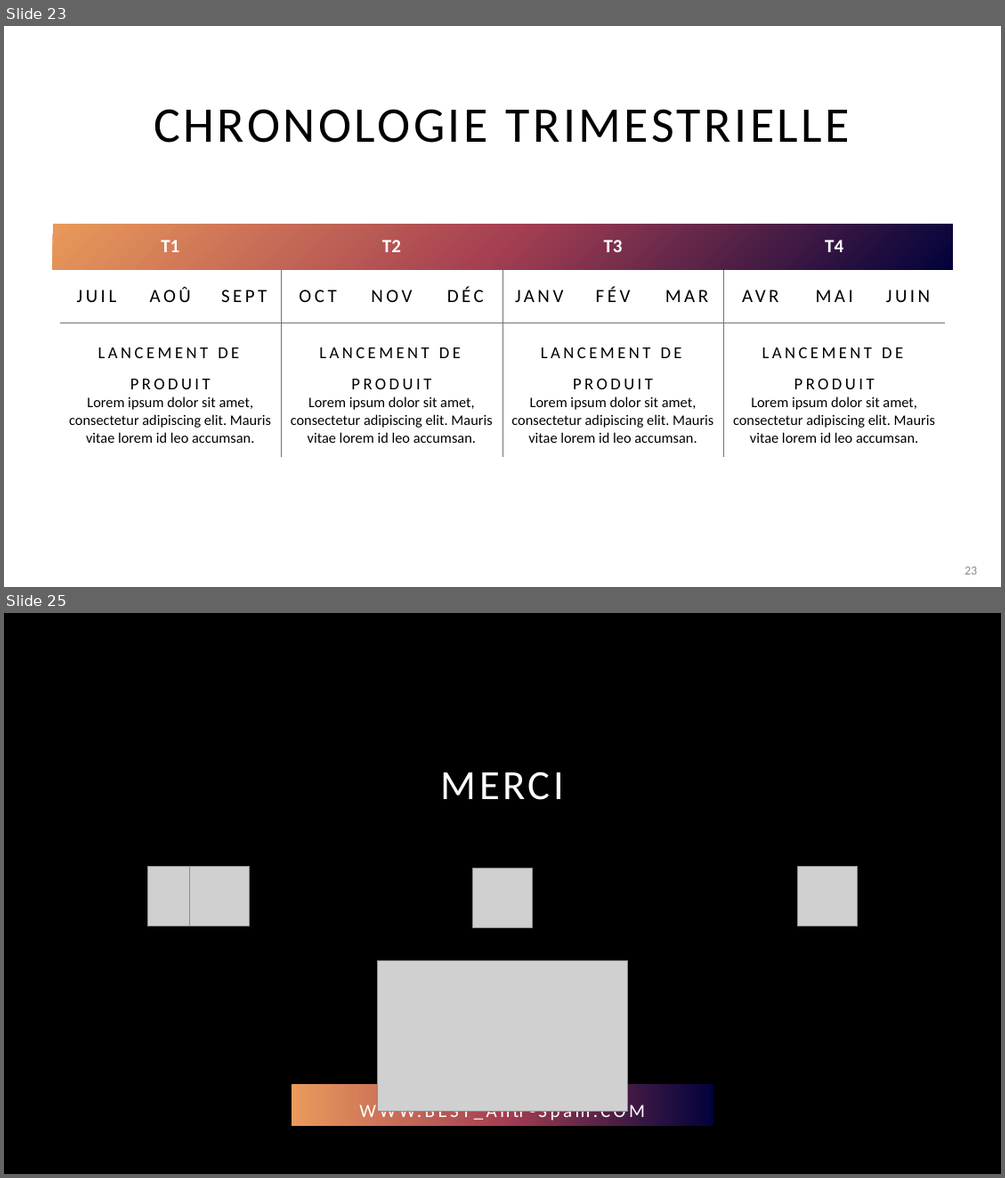
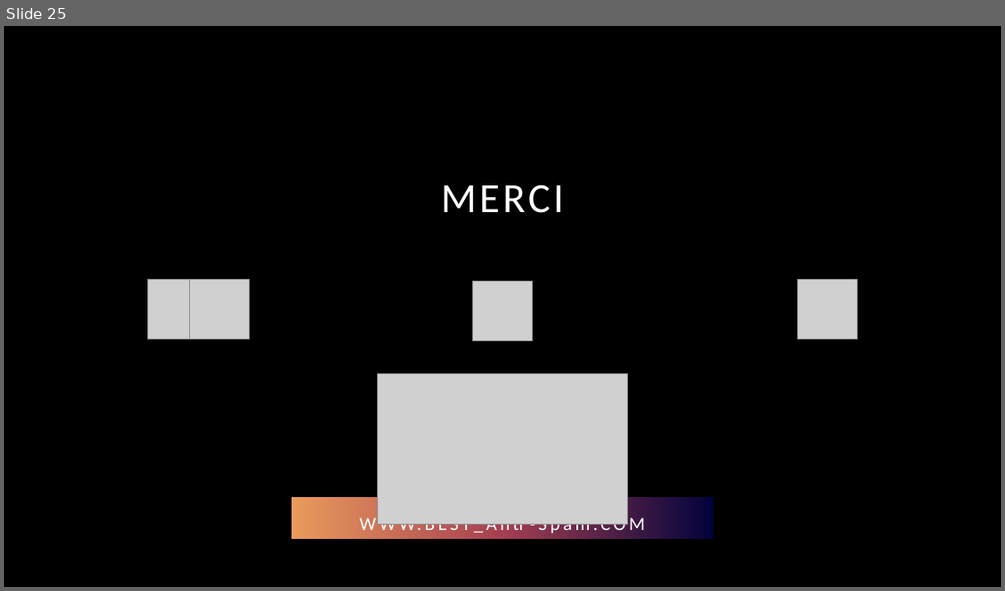
Before and after one commit to leabizbille/SMS_Spam, a slide deck: 3- Illustrations/Spam Classifier.pptx. Shown one above the other, each under a label of ours: slides 23 and 25 before the commit, slide 25 after it; the slides between them are not shown. The pictures are 1005x1178 and 1005x591 pixels, drawn with LibreOffice and Linux fonts; fonts in the diff are those of the drawing; grey boxes stand for pictures; background and template pictures are left out. Boxes give left, top, right and bottom in pixels: in the first picture for what was removed or moved away, otherwise in the second. Text is boxed around its words. In the diff, an @@ line names an element or a change of style, - is before the commit and + after.

```diff
--- a/3- Illustrations/Spam Classifier.pptx
+++ b/3- Illustrations/Spam Classifier.pptx
@@ slide 23 removed at (4, 26, 1001, 587), background #FFFFFF @@
@@ title removed at (154, 109, 850, 143) @@
-CHRONOLOGIE TRIMESTRIELLE
@@ rectangle removed at (53, 224, 952, 269) @@
@@ table removed at (60, 223, 948, 458), 3 rows, 12 columns @@
-T1 |  |  | T2 |  |  | T3 |  |  | T4 |  | 
-JUIL | AOÛ | SEPT | OCT | NOV | DÉC | JANV | FÉV | MAR | AVR | MAI | JUIN
-LANCEMENT DE PRODUIT / Lorem ipsum dolor sit amet, consectetur adipiscing elit. Mauris vitae lorem id leo accumsan. |  |  | LANCEMENT DE PRODUIT / Lorem ipsum dolor sit amet, consectetur adipiscing elit. Mauris vitae lorem id leo accumsan. |  |  | LANCEMENT DE PRODUIT / Lorem ipsum dolor sit amet, consectetur adipiscing elit. Mauris vitae lorem id leo accumsan. |  |  | LANCEMENT DE PRODUIT / Lorem ipsum dolor sit amet, consectetur adipiscing elit. Mauris vitae lorem id leo accumsan. |  | 
@@ page number removed at (964, 566, 977, 574) @@
-23
```
Also in this commit, not shown: 4 slides changed, 3 slides added, 2 other slides removed.
